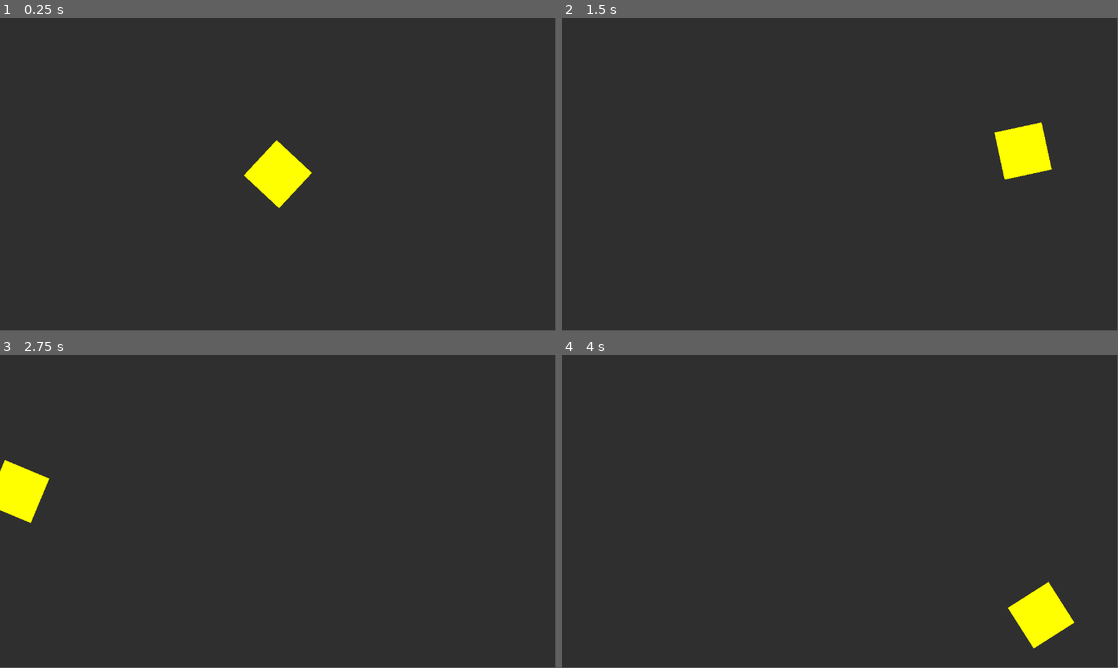
Above: before the commit, frames 1-4 (two rows, left to right).
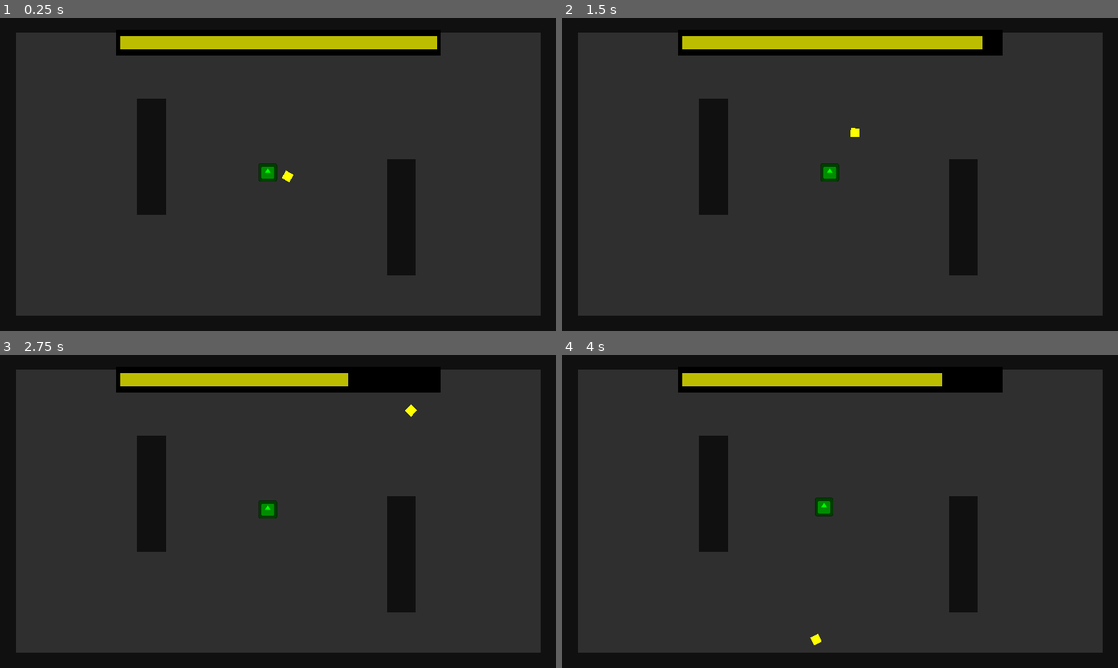
Above: after the commit, the same moments.

Repository: DeepRestGames/pirate-software-game-jam-16
Game: Godot game, scene res://Scenes/MainScene.tscn
The game is run twice, just before and just after one commit, with the same random seed, the same clock (stepped at 60 frames per second) and the same inputs. The engine's default icon, where the game draws it, is replaced by a stand-in: a white triangle on a blue panel in a dark square.
Inputs (mouse positions are in pixels of both pictures, inside the frame that each line leads up to):
- Up to frame 1 (0.25 s): no input
- Up to frame 2 (1.5 s): move the mouse to (962, 158) at 0.52 s; hold Space (throw_boomerang, bound only after the commit) 0.53-1.28 s; move the mouse to (728, 190) at 1.27 s; tap Space (throw_boomerang, bound only after the commit) at 1.35 s
- Up to frame 3 (2.75 s): move the mouse to (333, 442) at 2.02 s; hold Space (throw_boomerang, bound only after the commit) from 2.03 s (still down)
- Up to frame 4 (4 s): move the mouse to (812, 574) at 2.77 s; release Space (throw_boomerang, bound only after the commit) at 2.78 s; tap Space (throw_boomerang, bound only after the commit) at 2.85 s; move the mouse to (1006, 558) at 3.52 s; hold Space (throw_boomerang, bound only after the commit) from 3.53 s (still down)
In our replay, the window is 799x449 before the commit and 800x450 after it. These sizes can differ from the game's own. Grey fills any space a smaller window leaves; there, only what the larger window draws over its background counts as a difference.

The runs differ from the first frame. In frame 1, 24% of the frame differs, in the area x 0-100%, y 0-100%; in frame 2, 24%; in frame 3, 23%; in frame 4, 24%.

Commit message:
Character throws and follows boomerang

Diff:
--- a/Scenes/Boomerang.tscn
+++ b/Scenes/Boomerang.tscn
@@ -1,23 +1,31 @@
-[gd_scene load_steps=4 format=3 uid="uid://b5p4evkgrownv"]
+[gd_scene load_steps=5 format=3 uid="uid://b5p4evkgrownv"]
 
 [ext_resource type="Script" path="res://Scripts/Boomerang/Boomerang.gd" id="1_s7dak"]
 [ext_resource type="Texture2D" uid="uid://ctdwfv58t2cdu" path="res://Assets/Placeholders/WhiteSprites.png" id="2_75c15"]
 
+[sub_resource type="PhysicsMaterial" id="PhysicsMaterial_tui1e"]
+bounce = 1.0
+
 [sub_resource type="RectangleShape2D" id="RectangleShape2D_38nh8"]
-size = Vector2(100, 100)
+size = Vector2(30, 30)
 
-[node name="Boomerang" type="Node2D"]
-scale = Vector2(0.4, 0.4)
+[node name="Boomerang" type="RigidBody2D"]
+collision_layer = 2
+collision_mask = 12
+mass = 0.1
+physics_material_override = SubResource("PhysicsMaterial_tui1e")
+contact_monitor = true
+max_contacts_reported = 50
+linear_damp_mode = 1
+linear_damp = 0.8
+angular_damp_mode = 1
+angular_damp = 0.5
 script = ExtResource("1_s7dak")
 
-[node name="RigidBody2D" type="RigidBody2D" parent="."]
-mass = 0.1
-linear_damp_mode = 1
-linear_damp = 0.7
-
-[node name="CollisionShape2D" type="CollisionShape2D" parent="RigidBody2D"]
+[node name="CollisionShape2D" type="CollisionShape2D" parent="."]
 shape = SubResource("RectangleShape2D_38nh8")
 
-[node name="Sprite2D" type="Sprite2D" parent="RigidBody2D"]
+[node name="Sprite2D" type="Sprite2D" parent="."]
 modulate = Color(1, 1, 0, 1)
+scale = Vector2(0.3, 0.3)
 texture = ExtResource("2_75c15")
--- /dev/null
+++ b/Scenes/MainCharacter.tscn
@@ -0,0 +1,52 @@
+[gd_scene load_steps=6 format=3 uid="uid://blwtacw6rbdye"]
+
+[ext_resource type="Script" path="res://Scripts/MainCharacter.gd" id="1_niili"]
+[ext_resource type="Texture2D" uid="uid://vrfkmlq6h0im" path="res://icon.svg" id="2_puhgc"]
+[ext_resource type="Texture2D" uid="uid://ctdwfv58t2cdu" path="res://Assets/Placeholders/WhiteSprites.png" id="3_6qemi"]
+
+[sub_resource type="CircleShape2D" id="CircleShape2D_4meyu"]
+radius = 30.0
+
+[sub_resource type="RectangleShape2D" id="RectangleShape2D_38nh8"]
+size = Vector2(30, 30)
+
+[node name="MainCharacter" type="CharacterBody2D"]
+collision_mask = 14
+motion_mode = 1
+wall_min_slide_angle = 0.0
+script = ExtResource("1_niili")
+
+[node name="Sprite2D" type="Sprite2D" parent="."]
+modulate = Color(0, 1, 0, 1)
+scale = Vector2(0.5, 0.5)
+texture = ExtResource("2_puhgc")
+
+[node name="CollisionShape2D" type="CollisionShape2D" parent="."]
+shape = SubResource("CircleShape2D_4meyu")
+
+[node name="NavigationAgent2D" type="NavigationAgent2D" parent="."]
+debug_enabled = true
+
+[node name="PathCalculationTimer" type="Timer" parent="."]
+wait_time = 0.5
+
+[node name="Boomerang" type="RigidBody2D" parent="."]
+visible = false
+position = Vector2(61, -14)
+collision_layer = 2
+collision_mask = 12
+mass = 0.1
+contact_monitor = true
+max_contacts_reported = 50
+linear_damp_mode = 1
+linear_damp = 0.8
+
+[node name="CollisionShape2D" type="CollisionShape2D" parent="Boomerang"]
+shape = SubResource("RectangleShape2D_38nh8")
+
+[node name="Sprite2D" type="Sprite2D" parent="Boomerang"]
+modulate = Color(1, 1, 0, 1)
+scale = Vector2(0.3, 0.3)
+texture = ExtResource("3_6qemi")
+
+[connection signal="timeout" from="PathCalculationTimer" to="." method="_on_path_calculation_timer_timeout"]
--- a/Scenes/MainScene.tscn
+++ b/Scenes/MainScene.tscn
@@ -1,18 +1,131 @@
-[gd_scene load_steps=3 format=3 uid="uid://edt3lay8k3tl"]
+[gd_scene load_steps=8 format=3 uid="uid://edt3lay8k3tl"]
 
 [ext_resource type="Texture2D" uid="uid://ctdwfv58t2cdu" path="res://Assets/Placeholders/WhiteSprites.png" id="1_24xp7"]
-[ext_resource type="PackedScene" uid="uid://b5p4evkgrownv" path="res://Scenes/Boomerang.tscn" id="2_dan8r"]
+[ext_resource type="PackedScene" uid="uid://blwtacw6rbdye" path="res://Scenes/MainCharacter.tscn" id="3_6x4vx"]
+[ext_resource type="PackedScene" uid="uid://dwmnwwfbcm0xb" path="res://Scenes/UI.tscn" id="3_cbco8"]
+[ext_resource type="PackedScene" uid="uid://b5p4evkgrownv" path="res://Scenes/Boomerang.tscn" id="4_xbjpj"]
+
+[sub_resource type="NavigationPolygon" id="NavigationPolygon_41o6l"]
+vertices = PackedVector2Array(1061, 682, 1472, 801.992, -320, 801.992, 941, 682, 199, 473, 941, 262, 79, 473, -320, -154.992, 79, 53, 1472, -154.992, 199, 53, 1061, 262)
+polygons = Array[PackedInt32Array]([PackedInt32Array(0, 1, 2, 3), PackedInt32Array(3, 2, 4, 5), PackedInt32Array(6, 4, 2), PackedInt32Array(6, 2, 7, 8), PackedInt32Array(8, 7, 9, 10), PackedInt32Array(9, 1, 0, 11), PackedInt32Array(10, 9, 11, 5), PackedInt32Array(10, 5, 4)])
+outlines = Array[PackedVector2Array]([PackedVector2Array(-376, -216, -376, 856, 1528, 856, 1528, -216)])
+
+[sub_resource type="RectangleShape2D" id="RectangleShape2D_k3fm6"]
+
+[sub_resource type="QuadMesh" id="QuadMesh_sps2i"]
+size = Vector2(20, 20)
 
 [node name="MainScene" type="Node2D"]
+position = Vector2(384, 216)
+
+[node name="Environment" type="Node2D" parent="."]
+
+[node name="NavigationRegion2D" type="NavigationRegion2D" parent="Environment"]
+position = Vector2(1, 0)
+navigation_polygon = SubResource("NavigationPolygon_41o6l")
+
+[node name="Ground" type="Sprite2D" parent="Environment/NavigationRegion2D"]
+modulate = Color(0.184713, 0.184713, 0.184713, 1)
+position = Vector2(575, 327)
+scale = Vector2(19.06, 10.44)
+texture = ExtResource("1_24xp7")
+
+[node name="Walls" type="Node2D" parent="Environment/NavigationRegion2D"]
+position = Vector2(-1, 0)
+
+[node name="StaticBody2D" type="StaticBody2D" parent="Environment/NavigationRegion2D/Walls"]
+position = Vector2(-359, 331)
+scale = Vector2(3, 60)
+collision_layer = 8
+collision_mask = 0
+
+[node name="CollisionShape2D" type="CollisionShape2D" parent="Environment/NavigationRegion2D/Walls/StaticBody2D"]
+shape = SubResource("RectangleShape2D_k3fm6")
+
+[node name="MeshInstance2D" type="MeshInstance2D" parent="Environment/NavigationRegion2D/Walls/StaticBody2D"]
+modulate = Color(0.0648403, 0.0648403, 0.0648403, 1)
+mesh = SubResource("QuadMesh_sps2i")
+
+[node name="StaticBody2D2" type="StaticBody2D" parent="Environment/NavigationRegion2D/Walls"]
+position = Vector2(1513, 331)
+scale = Vector2(3, 60)
+collision_layer = 8
+collision_mask = 0
+
+[node name="CollisionShape2D" type="CollisionShape2D" parent="Environment/NavigationRegion2D/Walls/StaticBody2D2"]
+shape = SubResource("RectangleShape2D_k3fm6")
+
+[node name="MeshInstance2D" type="MeshInstance2D" parent="Environment/NavigationRegion2D/Walls/StaticBody2D2"]
+modulate = Color(0.0648403, 0.0648403, 0.0648403, 1)
+mesh = SubResource("QuadMesh_sps2i")
+
+[node name="StaticBody2D3" type="StaticBody2D" parent="Environment/NavigationRegion2D/Walls"]
+position = Vector2(575, -195)
+rotation = -1.57079
+scale = Vector2(3, 100)
+collision_layer = 8
+collision_mask = 0
+
+[node name="CollisionShape2D" type="CollisionShape2D" parent="Environment/NavigationRegion2D/Walls/StaticBody2D3"]
+shape = SubResource("RectangleShape2D_k3fm6")
+
+[node name="MeshInstance2D" type="MeshInstance2D" parent="Environment/NavigationRegion2D/Walls/StaticBody2D3"]
+modulate = Color(0.0648403, 0.0648403, 0.0648403, 1)
+mesh = SubResource("QuadMesh_sps2i")
+
+[node name="StaticBody2D4" type="StaticBody2D" parent="Environment/NavigationRegion2D/Walls"]
+position = Vector2(575, 842)
+rotation = -1.57079
+scale = Vector2(3, 100)
+collision_layer = 8
+collision_mask = 0
+
+[node name="CollisionShape2D" type="CollisionShape2D" parent="Environment/NavigationRegion2D/Walls/StaticBody2D4"]
+shape = SubResource("RectangleShape2D_k3fm6")
+
+[node name="MeshInstance2D" type="MeshInstance2D" parent="Environment/NavigationRegion2D/Walls/StaticBody2D4"]
+modulate = Color(0.0648403, 0.0648403, 0.0648403, 1)
+mesh = SubResource("QuadMesh_sps2i")
+
+[node name="StaticBody2D5" type="StaticBody2D" parent="Environment/NavigationRegion2D/Walls"]
+position = Vector2(140, 263)
+scale = Vector2(5, 20)
+collision_layer = 8
+collision_mask = 0
+
+[node name="CollisionShape2D" type="CollisionShape2D" parent="Environment/NavigationRegion2D/Walls/StaticBody2D5"]
+shape = SubResource("RectangleShape2D_k3fm6")
+
+[node name="MeshInstance2D" type="MeshInstance2D" parent="Environment/NavigationRegion2D/Walls/StaticBody2D5"]
+modulate = Color(0.0648403, 0.0648403, 0.0648403, 1)
+mesh = SubResource("QuadMesh_sps2i")
+
+[node name="StaticBody2D6" type="StaticBody2D" parent="Environment/NavigationRegion2D/Walls"]
+position = Vector2(1002, 472)
+scale = Vector2(5, 20)
+collision_layer = 8
+collision_mask = 15
+
+[node name="CollisionShape2D" type="CollisionShape2D" parent="Environment/NavigationRegion2D/Walls/StaticBody2D6"]
+shape = SubResource("RectangleShape2D_k3fm6")
+
+[node name="MeshInstance2D" type="MeshInstance2D" parent="Environment/NavigationRegion2D/Walls/StaticBody2D6"]
+modulate = Color(0.0648403, 0.0648403, 0.0648403, 1)
+mesh = SubResource("QuadMesh_sps2i")
 
 [node name="Camera2D" type="Camera2D" parent="."]
 position = Vector2(576, 324)
+zoom = Vector2(0.6, 0.6)
 
-[node name="Ground" type="Sprite2D" parent="."]
-modulate = Color(0.184713, 0.184713, 0.184713, 1)
-position = Vector2(576, 327)
-scale = Vector2(11.98, 7)
-texture = ExtResource("1_24xp7")
+[node name="MainCharacter" parent="." node_paths=PackedStringArray("flying_boomerang") instance=ExtResource("3_6x4vx")]
+position = Vector2(541, 317)
+flying_boomerang = NodePath("../Boomerang")
 
-[node name="Boomerang" parent="." instance=ExtResource("2_dan8r")]
-position = Vector2(577, 324)
+[node name="Boomerang" parent="." instance=ExtResource("4_xbjpj")]
+position = Vector2(605, 291)
+
+[node name="UI" parent="." instance=ExtResource("3_cbco8")]
+offset_left = 578.0
+offset_top = -191.0
+offset_right = 578.0
+offset_bottom = -191.0
--- /dev/null
+++ b/Scenes/UI.tscn
@@ -0,0 +1,76 @@
+[gd_scene load_steps=2 format=3 uid="uid://dwmnwwfbcm0xb"]
+
+[ext_resource type="Script" path="res://Scripts/Boomerang/UI_BoomerangFlyTime.gd" id="1_bu7ua"]
+
+[node name="UI" type="Control"]
+layout_mode = 3
+anchors_preset = 15
+anchor_right = 1.0
+anchor_bottom = 1.0
+grow_horizontal = 2
+grow_vertical = 2
+
+[node name="BoomerangFlyTime" type="Control" parent="."]
+custom_minimum_size = Vector2(1152, 120)
+layout_mode = 1
+anchor_right = 1.0
+anchor_bottom = 0.111111
+grow_horizontal = 2
+script = ExtResource("1_bu7ua")
+metadata/_edit_use_anchors_ = true
+
+[node name="FlyTimeContainer" type="ColorRect" parent="BoomerangFlyTime"]
+layout_mode = 1
+anchors_preset = -1
+anchor_left = 0.0140625
+anchor_top = 0.133333
+anchor_right = 0.985937
+anchor_bottom = 0.866667
+grow_horizontal = 2
+grow_vertical = 2
+color = Color(0, 0, 0, 1)
+metadata/_edit_use_anchors_ = true
+
+[node name="FlyTimeSprite" type="ColorRect" parent="BoomerangFlyTime/FlyTimeContainer"]
+layout_direction = 2
+layout_mode = 1
+anchors_preset = -1
+anchor_left = 0.011254
+anchor_top = 0.238636
+anchor_right = 0.988746
+anchor_bottom = 0.761364
+grow_horizontal = 2
+grow_vertical = 2
+color = Color(0.740093, 0.740093, 0, 1)
+metadata/_edit_use_anchors_ = true
+
+[node name="FlyTimeFinishedCue" type="ColorRect" parent="BoomerangFlyTime/FlyTimeContainer"]
+visible = false
+z_index = -1
+layout_mode = 1
+anchors_preset = 15
+anchor_right = 1.0
+anchor_bottom = 1.0
+offset_left = -8.0
+offset_top = -8.0
+offset_right = 8.00098
+offset_bottom = 7.99992
+grow_horizontal = 2
+grow_vertical = 2
+color = Color(1, 0, 0, 1)
+
+[node name="RetrievingWeaponLabel" type="Label" parent="BoomerangFlyTime/FlyTimeContainer"]
+visible = false
+layout_mode = 1
+anchors_preset = 15
+anchor_right = 1.0
+anchor_bottom = 1.0
+grow_horizontal = 2
+grow_vertical = 2
+theme_override_colors/font_color = Color(1, 1, 0, 1)
+theme_override_colors/font_outline_color = Color(1, 0, 0, 1)
+theme_override_constants/outline_size = 5
+theme_override_font_sizes/font_size = 50
+text = "RETRIEVING WEAPON"
+horizontal_alignment = 1
+vertical_alignment = 1
--- a/Scripts/Boomerang/Boomerang.gd
+++ b/Scripts/Boomerang/Boomerang.gd
@@ -1,23 +1,58 @@
-extends Node2D
+class_name Boomerang
+extends RigidBody2D
 
-@onready var rigid_body = $RigidBody2D
-@onready var sprite = $RigidBody2D/Sprite2D
+@onready var sprite = $Sprite2D
 
 @export_range(2.5, 10) var max_fly_time: float = 2.5
 @export var speed = 300
 
+var is_flying = true
+var remaining_fly_time = max_fly_time
 
-func _process(delta: float) -> void:
-	sprite.rotate(.05)
+
+func _ready() -> void:
+	EventBus.connect("fly_time_reset", disable_boomerang)
+	EventBus.connect("throw_boomerang", enable_boomerang)
 
 
 func _physics_process(delta: float) -> void:
+	if is_flying:
+		remaining_fly_time -= delta
+
+		if remaining_fly_time <= 0:
+			is_flying = false
+			linear_damp = 3
+			EventBus.emit_signal("fly_time_finished")
+
+		else:
+			var mouse_position = get_global_mouse_position()
+			var direction =  mouse_position - global_position
+
+			var motion_vector = direction.normalized() * speed
+			apply_central_force(motion_vector)
+			rotate(.05)
+
+			var remaining_fly_time_percentage = (remaining_fly_time * 100) / max_fly_time
+			EventBus.emit_signal("fly_time_update", remaining_fly_time_percentage)
+
+
+func disable_boomerang():
+	process_mode = PROCESS_MODE_DISABLED
+	hide()
+
+
+func enable_boomerang(starting_global_position):
+	process_mode = PROCESS_MODE_INHERIT
+
+	global_position = starting_global_position
 	var mouse_position = get_global_mouse_position()
-	var direction =  mouse_position - rigid_body.global_position
+	var direction =  mouse_position - global_position
+	look_at(direction)
+
 	var motion_vector = direction.normalized() * speed
+	apply_central_force(motion_vector)
+	rotate(.05)
 
-	#print("Mouse position: " + str(mouse_position))
-	#print("Body position: " + str(position))
-	#print("Direction: " + str(direction))
-
-	rigid_body.apply_central_force(motion_vector)
+	show()
+	remaining_fly_time = max_fly_time
+	is_flying = true
--- /dev/null
+++ b/Scripts/Boomerang/UI_BoomerangFlyTime.gd
@@ -0,0 +1,29 @@
+extends Control
+
+
+@onready var fly_time_sprite = $FlyTimeContainer/FlyTimeSprite
+@onready var fly_time_finished_cue = $FlyTimeContainer/FlyTimeFinishedCue
+@onready var retrieve_weapon_label = $FlyTimeContainer/RetrievingWeaponLabel
+
+
+func _ready() -> void:
+	EventBus.connect("fly_time_update", update_fly_time)
+	EventBus.connect("fly_time_finished", fly_time_finished)
+	EventBus.connect("fly_time_reset", fly_time_reset)
+
+
+func update_fly_time(remaining_fly_time):
+	fly_time_sprite.scale.x = remaining_fly_time / 100
+
+
+func fly_time_finished():
+	fly_time_sprite.hide()
+	fly_time_finished_cue.show()
+	retrieve_weapon_label.show()
+
+
+func fly_time_reset():
+	fly_time_sprite.scale.x = 1
+	fly_time_sprite.show()
+	fly_time_finished_cue.hide()
+	retrieve_weapon_label.hide()
--- /dev/null
+++ b/Scripts/EventBus.gd
@@ -0,0 +1,9 @@
+extends Node
+
+
+# Add signals here to be triggered from any script
+signal fly_time_update(remaining_fly_time)
+signal fly_time_finished
+signal fly_time_reset
+
+signal throw_boomerang(starting_global_position)
--- /dev/null
+++ b/Scripts/MainCharacter.gd
@@ -0,0 +1,84 @@
+class_name MainCharacter
+extends CharacterBody2D
+
+@onready var navigation_agent = $NavigationAgent2D as NavigationAgent2D
+@onready var path_calculation_timer = $PathCalculationTimer as Timer
+
+@export var flying_boomerang: Boomerang
+@onready var meelee_boomerang = $Boomerang
+
+const movement_speed: float = 500
+const meelee_boomerang_offset = 70
+
+var boomerang_on_ground: bool = false
+var boomerang_in_hand: bool = true
+var boomerang_just_thrown = false
+
+
+func _ready() -> void:
+	EventBus.connect("fly_time_finished", move_to_boomerang)
+
+
+func _input(event: InputEvent) -> void:
+	if event.is_action_pressed("throw_boomerang"):
+		throw_boomerang()
+
+
+func _physics_process(delta: float) -> void:
+	# Get navigation agent path only if boomerang is on the ground
+	if boomerang_on_ground:
+		var direction = to_local(navigation_agent.get_next_path_position()).normalized()
+		velocity = direction * movement_speed
+	else:
+		velocity = Vector2.ZERO
+
+	# If boomerang is in hand, move boomerang around player
+	if boomerang_in_hand:
+		var mouse_position = get_global_mouse_position()
+		var direction = (mouse_position - global_position).normalized()
+		meelee_boomerang.position = direction * meelee_boomerang_offset
+		meelee_boomerang.look_at(direction)
+
+	if move_and_slide():
+		if boomerang_just_thrown:
+			boomerang_just_thrown = false
+			return
+
+		for i in get_slide_collision_count():
+			var collision = get_slide_collision(i)
+
+			if collision.get_collider() is Boomerang:
+				print("Boomerang retrieved!")
+				boomerang_reached()
+
+
+func throw_boomerang():
+	boomerang_in_hand = false
+	meelee_boomerang.hide()
+	meelee_boomerang.process_mode = Node.PROCESS_MODE_DISABLED
+	boomerang_just_thrown = true
+
+	EventBus.emit_signal("throw_boomerang", meelee_boomerang.global_position)
+
+
+func boomerang_reached():
+	boomerang_on_ground = false
+	boomerang_in_hand = true
+	EventBus.emit_signal("fly_time_reset")
+	meelee_boomerang.show()
+	meelee_boomerang.process_mode = Node.PROCESS_MODE_INHERIT
+	path_calculation_timer.stop()
+
+
+func move_to_boomerang() -> void:
+	boomerang_on_ground = true
+	make_path()
+	path_calculation_timer.start()
+
+
+func make_path() -> void:
+	navigation_agent.target_position = flying_boomerang.global_position
+
+
+func _on_path_calculation_timer_timeout() -> void:
+	make_path()
--- a/project.godot
+++ b/project.godot
@@ -15,6 +15,31 @@
 config/features=PackedStringArray("4.3", "GL Compatibility")
 config/icon="res://icon.svg"
 
+[autoload]
+
+EventBus="*res://Scripts/EventBus.gd"
+
+[display]
+
+window/stretch/mode="canvas_items"
+window/stretch/aspect="keep_width"
+
+[input]
+
+throw_boomerang={
+"deadzone": 0.5,
+"events": [Object(InputEventKey,"resource_local_to_scene":false,"resource_name":"","device":-1,"window_id":0,"alt_pressed":false,"shift_pressed":false,"ctrl_pressed":false,"meta_pressed":false,"pressed":false,"keycode":0,"physical_keycode":32,"key_label":0,"unicode":32,"location":0,"echo":false,"script":null)
+, Object(InputEventMouseButton,"resource_local_to_scene":false,"resource_name":"","device":-1,"window_id":0,"alt_pressed":false,"shift_pressed":false,"ctrl_pressed":false,"meta_pressed":false,"button_mask":1,"position":Vector2(177, 15),"global_position":Vector2(185, 58),"factor":1.0,"button_index":1,"canceled":false,"pressed":true,"double_click":false,"script":null)
+]
+}
+
+[layer_names]
+
+2d_physics/layer_1="Player"
+2d_physics/layer_2="Boomerang"
+2d_physics/layer_3="Enemies"
+2d_physics/layer_4="Environment"
+
 [physics]
 
 2d/default_gravity=0.0
